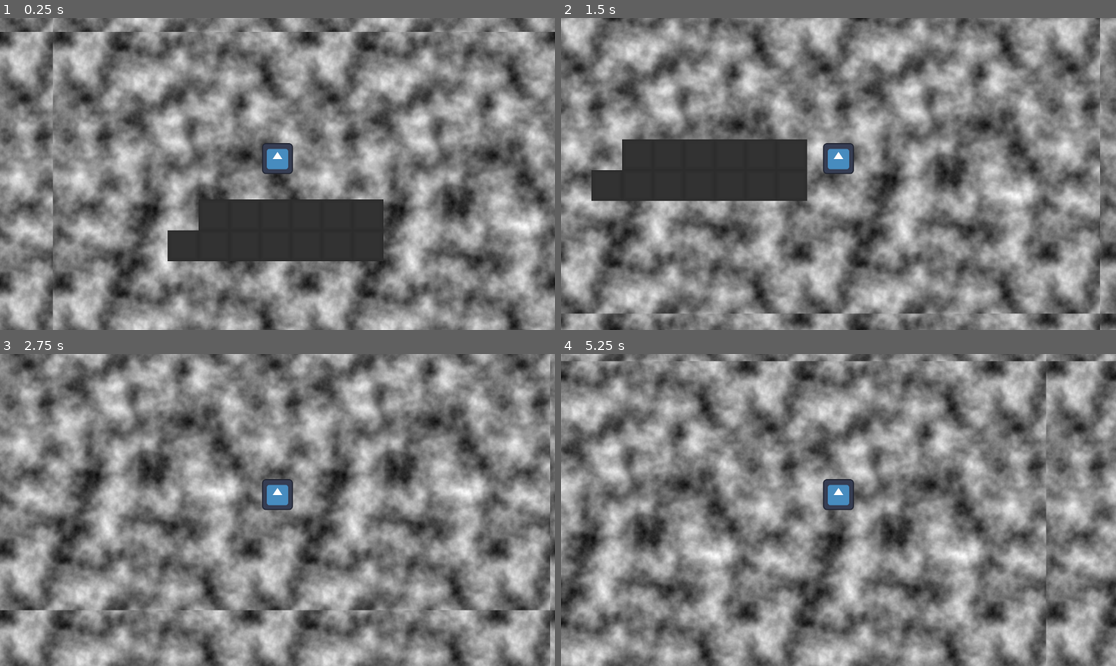
Above: before the commit, frames 1-4 (two rows, left to right).
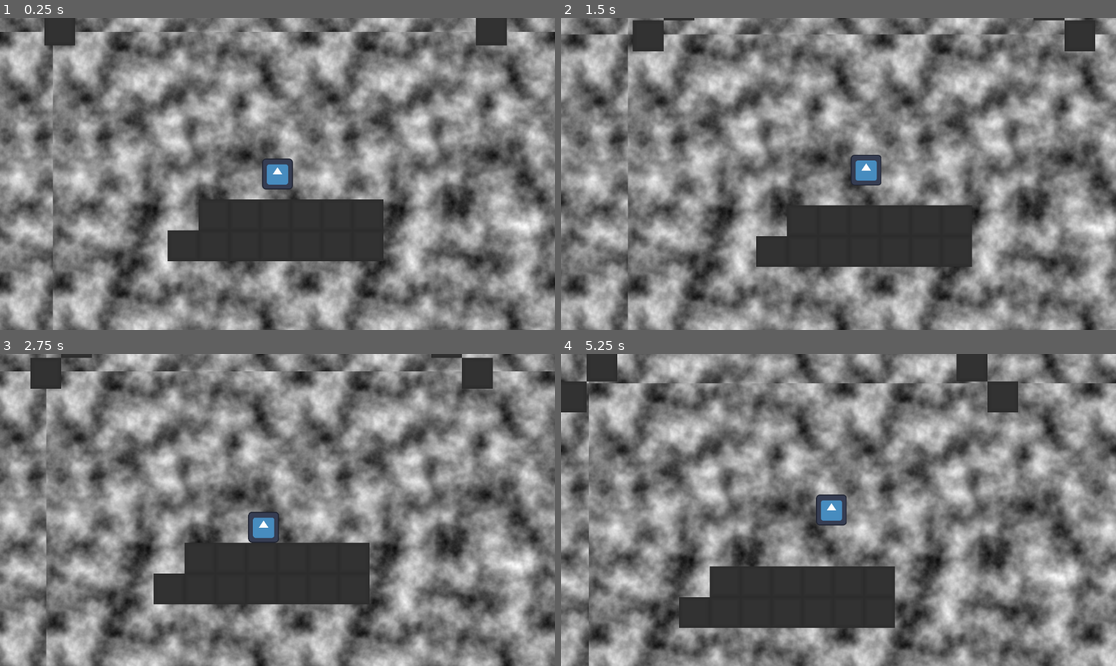
Above: after the commit, the same moments.

Repository: Haydoggo/GW61
Game: Godot game, scene res://scenes/test_level.tscn
Two runs of this game, one before a commit and one after it. Both use one fixed random seed, a clock stepped at 60 frames per second and the inputs below. The engine's default icon, where the game draws it, is replaced by a stand-in: a white triangle on a blue panel in a dark square.
Inputs (mouse positions are in pixels of both pictures, inside the frame that each line leads up to):
- Up to frame 1 (0.25 s): no input
- Up to frame 2 (1.5 s): tap Enter (ui_accept) at 0.5, 0.6 s; move the mouse to (960, 158) at 0.52 s; hold Right (ui_right) from 0.53 s (still down); tap Space (jump, bound only after the commit) at 0.77, 1.07 s; click (960, 158) at 0.8 s; move the mouse to (727, 189) at 1.27 s; click (727, 189) at 1.35 s
- Up to frame 3 (2.75 s): tap Space (jump, bound only after the commit) at 1.52, 1.82, 2.3 s; right-click (166, 525) at 1.55 s; move the mouse to (333, 441) at 2.02 s; release Right (ui_right) at 2.03 s; hold Left (ui_left) from 2.03 s (still down); right-click (333, 441) at 2.1 s
- Up to frame 4 (5.25 s): move the mouse to (810, 572) at 2.77 s; release Left (ui_left) at 2.78 s; hold Right (ui_right) 2.78-4.28 s; tap Space (jump, bound only after the commit) at 2.85, 3.02, 3.32, 3.77, 4.07, 4.52, 4.82 s; tap Enter (ui_accept) at 3.05, 3.6 s; move the mouse to (1005, 556) at 3.52 s; click (1005, 556) at 3.8 s; move the mouse to (672, 463) at 4.27 s; hold Left (ui_left) 4.28-5.03 s; click (672, 463) at 4.35 s; right-click (672, 463) at 4.55 s; move the mouse to (866, 510) at 5.02 s; hold Right (ui_right) from 5.03 s (still down); right-click (866, 510) at 5.1 s

The runs differ from the first frame. In frame 1, 1.5% of the frame differs, in the area x 8-92%, y 0-56%; in frame 2, 70%; in frame 3, 70%; in frame 4, 71%, in the area x 0-100%, y 0-100%.

Commit message:
Add base grappling system

Diff:
--- a/project.godot
+++ b/project.godot
@@ -15,6 +15,39 @@
 config/features=PackedStringArray("4.1", "GL Compatibility")
 config/icon="res://icon.svg"
 
+[input]
+
+move_left={
+"deadzone": 0.5,
+"events": [Object(InputEventKey,"resource_local_to_scene":false,"resource_name":"","device":-1,"window_id":0,"alt_pressed":false,"shift_pressed":false,"ctrl_pressed":false,"meta_pressed":false,"pressed":false,"keycode":0,"physical_keycode":65,"key_label":0,"unicode":97,"echo":false,"script":null)
+]
+}
+move_right={
+"deadzone": 0.5,
+"events": [Object(InputEventKey,"resource_local_to_scene":false,"resource_name":"","device":-1,"window_id":0,"alt_pressed":false,"shift_pressed":false,"ctrl_pressed":false,"meta_pressed":false,"pressed":false,"keycode":0,"physical_keycode":68,"key_label":0,"unicode":100,"echo":false,"script":null)
+]
+}
+slide={
+"deadzone": 0.5,
+"events": [Object(InputEventKey,"resource_local_to_scene":false,"resource_name":"","device":-1,"window_id":0,"alt_pressed":false,"shift_pressed":false,"ctrl_pressed":false,"meta_pressed":false,"pressed":false,"keycode":0,"physical_keycode":83,"key_label":0,"unicode":115,"echo":false,"script":null)
+]
+}
+jump={
+"deadzone": 0.5,
+"events": [null, Object(InputEventKey,"resource_local_to_scene":false,"resource_name":"","device":-1,"window_id":0,"alt_pressed":false,"shift_pressed":false,"ctrl_pressed":false,"meta_pressed":false,"pressed":false,"keycode":0,"physical_keycode":32,"key_label":0,"unicode":32,"echo":false,"script":null)
+]
+}
+grapple={
+"deadzone": 0.5,
+"events": [Object(InputEventMouseButton,"resource_local_to_scene":false,"resource_name":"","device":-1,"window_id":0,"alt_pressed":false,"shift_pressed":false,"ctrl_pressed":false,"meta_pressed":false,"button_mask":1,"position":Vector2(311, 16),"global_position":Vector2(315, 59),"factor":1.0,"button_index":1,"canceled":false,"pressed":true,"double_click":false,"script":null)
+]
+}
+retract={
+"deadzone": 0.5,
+"events": [Object(InputEventMouseButton,"resource_local_to_scene":false,"resource_name":"","device":-1,"window_id":0,"alt_pressed":false,"shift_pressed":false,"ctrl_pressed":false,"meta_pressed":false,"button_mask":2,"position":Vector2(272, 18),"global_position":Vector2(276, 61),"factor":1.0,"button_index":2,"canceled":false,"pressed":true,"double_click":false,"script":null)
+]
+}
+
 [rendering]
 
 renderer/rendering_method="gl_compatibility"
--- /dev/null
+++ b/scenes/player/camera.gd
@@ -0,0 +1,8 @@
+extends Camera2D
+
+func _ready() -> void:
+	process_priority = 1000
+
+func _process(delta: float) -> void:
+	global_position = get_parent().global_position.lerp(get_global_mouse_position(), 0.2)
+	align()
--- a/scenes/player/player.gd
+++ b/scenes/player/player.gd
@@ -1,12 +1,25 @@
 extends CharacterBody2D
 
 
-const SPEED = 300.0
-const JUMP_VELOCITY = -400.0
+@export_group("Movement")
+@export var grapple_range = 1000.0
+@export var max_walk_speed = 300.0
+@export var walk_acceleration = 1500.0
+@export var air_acceleration = 100.0
+@export var boost_speed = 300.0
+@export var jump_speed = -400.0
+
+@onready var grapple_ray: RayCast2D = $GrappleRay
+@onready var grapple_line: Line2D = $GrappleLine
+
+
+var can_grapple = true
+var is_grappling = false
+var grapple_length = 0.0
+var hook_position = Vector2()
 
 # Get the gravity from the project settings to be synced with RigidBody nodes.
 var gravity: int = ProjectSettings.get_setting("physics/2d/default_gravity")
-
 
 func _physics_process(delta: float) -> void:
 	# Add the gravity.
@@ -14,15 +27,40 @@
 		velocity.y += gravity * delta
 
 	# Handle Jump.
-	if Input.is_action_just_pressed("ui_accept") and is_on_floor():
-		velocity.y = JUMP_VELOCITY
+	if Input.is_action_just_pressed("jump") and is_on_floor():
+		velocity.y = jump_speed
 
 	# Get the input direction and handle the movement/deceleration.
-	# As good practice, you should replace UI actions with custom gameplay actions.
-	var direction := Input.get_axis("ui_left", "ui_right")
-	if direction:
-		velocity.x = direction * SPEED
-	else:
-		velocity.x = move_toward(velocity.x, 0, SPEED)
+	var direction := Input.get_axis("move_left", "move_right")
+	if is_on_floor():
+		velocity.x = move_toward(velocity.x, direction * max_walk_speed, walk_acceleration*delta)
+	elif direction != 0:
+		velocity.x += direction*delta*air_acceleration
+
+	if Input.is_action_just_pressed("grapple") and can_grapple:
+		grapple_ray.target_position = grapple_ray.get_local_mouse_position().normalized()*grapple_range
+		grapple_ray.force_raycast_update()
+		if grapple_ray.get_collider():
+			is_grappling = true
+			hook_position = grapple_ray.get_collision_point()
+			grapple_length = hook_position.distance_to(grapple_ray.global_position)
+
+	if Input.is_action_just_released("grapple") and is_grappling:
+		is_grappling = false
+
+	if Input.is_action_just_pressed("retract") and is_grappling:
+		velocity += grapple_ray.global_position.direction_to(hook_position) * boost_speed
+		is_grappling = false
+
+	if is_grappling:
+		var hook_dir = hook_position - grapple_ray.global_position
+		if hook_dir.dot(velocity) < 0 and hook_dir.length() >= grapple_length:
+			velocity = velocity.project(hook_dir.orthogonal())
+		velocity += (hook_dir - hook_dir.limit_length(grapple_length)) * 10
 
 	move_and_slide()
+	if is_grappling:
+		grapple_line.show()
+		grapple_line.points[1] = grapple_line.to_local(hook_position)
+	else:
+		grapple_line.hide()
--- a/scenes/player/player.tscn
+++ b/scenes/player/player.tscn
@@ -9,12 +9,16 @@
 
 [node name="Player" type="CharacterBody2D"]
 script = ExtResource("1_p55oq")
+boost_speed = 1000.0
 
 [node name="Icon" type="Sprite2D" parent="."]
-position = Vector2(0, -32)
 scale = Vector2(0.5, 0.5)
 texture = ExtResource("1_6neeu")
 
 [node name="CollisionShape2D" type="CollisionShape2D" parent="."]
-position = Vector2(0, -32)
 shape = SubResource("CapsuleShape2D_5ue3p")
+
+[node name="GrappleRay" type="RayCast2D" parent="."]
+
+[node name="GrappleLine" type="Line2D" parent="."]
+points = PackedVector2Array(0, 0, 0, 0)
--- a/scenes/test_level.tscn
+++ b/scenes/test_level.tscn
@@ -1,6 +1,7 @@
-[gd_scene load_steps=8 format=3 uid="uid://cfqyto00kgjv1"]
+[gd_scene load_steps=9 format=3 uid="uid://cfqyto00kgjv1"]
 
 [ext_resource type="PackedScene" uid="uid://bvd5c508fvhdx" path="res://scenes/player/player.tscn" id="1_2mubu"]
+[ext_resource type="Script" path="res://scenes/player/camera.gd" id="2_cmo05"]
 
 [sub_resource type="FastNoiseLite" id="FastNoiseLite_vs8gn"]
 
@@ -37,6 +38,7 @@
 position = Vector2(356, 234)
 
 [node name="Camera2D" type="Camera2D" parent="Player"]
+script = ExtResource("2_cmo05")
 
 [node name="ParallaxBackground" type="ParallaxBackground" parent="."]
 
@@ -58,4 +60,4 @@
 [node name="TileMap" type="TileMap" parent="."]
 tile_set = SubResource("TileSet_laxwg")
 format = 2
-layer_0/tile_data = PackedInt32Array(327683, 0, 0, 327684, 0 …(117 unchanged characters)… 393220, 0, 0, 393219, 0, 0, 393218, 0, 0)
+layer_0/tile_data = PackedInt32Array(327683, 0, 0, 327684, 0 …(117 unchanged characters)… 393220, 0, 0, 393219, 0, 0, 393218, 0, 0, -131061, 0, 0, -65537, 0, 0, -196608, 0, 0, -262143, 0, 0, -2, 0, 0, -196598, 0, 0, -262135, 0, 0, -65524, 0, 0)
